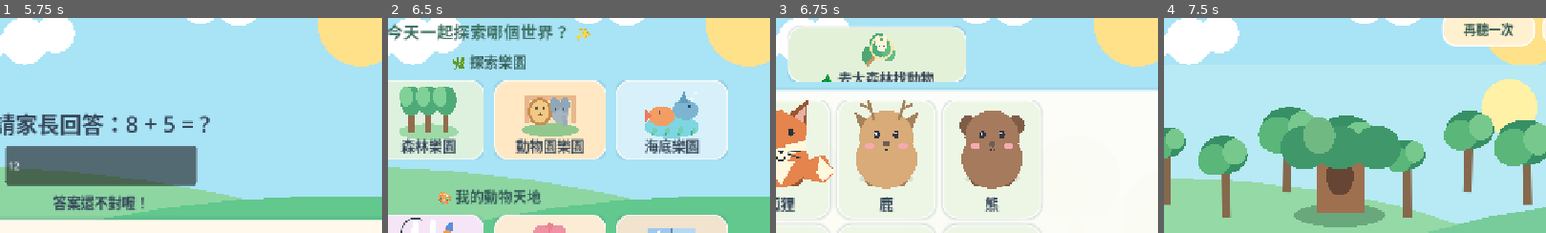
Above: before the commit, frames 1-4 (left to right).
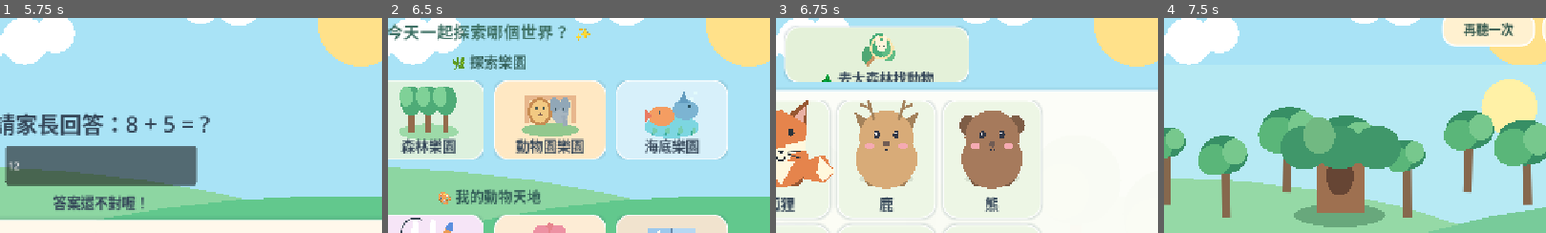
Above: after the commit, the same moments.

Repository: jimmy0933b3-sudo/farm
Game: Godot game, scene res://scenes/Main.tscn
The game is run twice, just before and just after one commit, with the same random seed, the same clock (stepped at 60 frames per second) and the same inputs.
Inputs (mouse positions are % of the whole screen's width and height, from its top left):
- Up to frame 1 (5.75 s): click "家長" at 0.5 s; click (50, 51) at 1.27 s; type "12" at 1.35 s; click "返回" at 2 s; click (26, 40) at 2.77 s; click "家長" at 3.5 s; click (50, 51) at 4.27 s; type "12" at 4.35 s; click "確認" at 5 s
- Up to frame 2 (6.5 s): click "返回" at 5.75 s
- Up to frame 3 (6.75 s): click (42, 40) at 6.52 s
- Up to frame 4 (7.5 s): click (50, 25) at 7.25 s
The pictures show only the part of the screen within x 37-87%, y 17-67%; the shares and areas given below are measured in that part.

Frames 1-2 are identical in both runs. In frame 3, 0.5% of the frame differs, in the area x 2-51%, y 3-30%; in frame 4, nothing differs.

Commit message:
feat(zoo): put find-six game inside Zoo Park, support six-animal completion and resumable saves

Diff:
--- a/scripts/Main.gd
+++ b/scripts/Main.gd
@@ -10,6 +10,7 @@
 const ColoringRoom = preload("res://scripts/ColoringRoom.gd")
 const ForestDiscovery = preload("res://scripts/ForestDiscovery.gd")
 const OceanDiscovery = preload("res://scripts/OceanDiscovery.gd")
+const ZooDiscovery = preload("res://scripts/ZooDiscovery.gd")
 const TouchAnimalScroll = preload("res://scripts/TouchAnimalScroll.gd")
 const CareStage = preload("res://scripts/CareStage.gd")
 const ChoiceArt = preload("res://scripts/ChoiceArt.gd")
@@ -35,6 +36,7 @@
 var care_intro_count: int = 0
 var forest_game: Control
 var ocean_game: Control
+var zoo_game: Control
 var private_farm_game: Control
 var coloring_game: Control
 var settings_scroll: ScrollContainer
@@ -66,6 +68,8 @@
 			show_forest_search()
 		"forest_search":
 			show_forest_search()
+		"zoo_search":
+			show_zoo_search()
 		"ocean", "ocean_search":
 			show_ocean_search()
 		_:
@@ -87,13 +91,15 @@
 				show_zone("forest")
 			elif screen in ["ocean_search","ocean_done"]:
 				show_zone("ocean")
+			elif screen in ["zoo_search","zoo_done"]:
+				show_zone("zoo")
 			else:
 				show_home()
 
 func _switch(name: String, bg: String = "home") -> VBoxContainer:
 	sound.stop_speaking()
 	screen = name
-	if name in ["home","farm","forest","zoo","care","album","forest_search","private_farm","coloring","ocean_search","ocean_park"]:
+	if name in ["home","farm","forest","zoo","care","album","forest_search","private_farm","coloring","ocean_search","ocean_park","zoo_search"]:
 		progress.data["last_screen"] = name
 		progress.save()
 	for node in get_children():
@@ -346,8 +352,11 @@
 	var layout = _switch("ocean_park" if zone=="ocean" else zone, zone)
 	_header(layout, "農場樂園" if zone == "farm" else ("森林樂園" if zone=="forest" else ("動物園樂園" if zone=="zoo" else "海底樂園")), Callable(self,"show_home"))
 	layout.add_child(_label("挑一位動物朋友，一起玩吧！", 25,HORIZONTAL_ALIGNMENT_CENTER,Color("#39766D")))
-	if zone in ["forest","ocean"]:
-		var seek_button = _picture_button("forest_explore" if zone=="forest" else "ocean","🌲 去大森林找動物" if zone=="forest" else "🐠 去海底找朋友",Callable(self,"show_forest_search") if zone=="forest" else Callable(self,"show_ocean_search"),Vector2(300,95))
+	if zone in ["forest","ocean","zoo"]:
+		var item_id = "forest_explore" if zone=="forest" else ("ocean" if zone=="ocean" else "zoo_search")
+		var caption = "🌲 去大森林找動物" if zone=="forest" else ("🐠 去海底找朋友" if zone=="ocean" else "🦁 去動物園找六隻動物")
+		var destination=Callable(self,"show_forest_search") if zone=="forest" else (Callable(self,"show_ocean_search") if zone=="ocean" else Callable(self,"show_zoo_search"))
+		var seek_button = _picture_button(item_id,caption,destination,Vector2(310,95))
 		seek_button.size_flags_horizontal = Control.SIZE_SHRINK_CENTER
 		layout.add_child(seek_button)
 	var panel = _panel()
@@ -368,6 +377,48 @@
 	layout.add_child(_label("點動物圖片聽介紹、摸摸牠、玩小遊戲！", 19,HORIZONTAL_ALIGNMENT_CENTER,Color("#527975")))
 	_narrate("這裡是%s。用手指點一隻動物，和牠交朋友吧！" % ("農場" if zone == "farm" else ("森林" if zone=="forest" else ("動物園" if zone=="zoo" else "海底樂園"))))
 	# The forest hide-and-seek entry uses its own illustrated button, not a text-only menu.
+
+func show_zoo_search() -> void:
+	current_zone="zoo"
+	var layout=_switch("zoo_search","zoo")
+	_header(layout,"動物園找動物",Callable(self,"show_zone").bind("zoo"))
+	var zoo_animals: Array=[]
+	for info in animals:
+		if str(info.get("zone",""))=="zoo" or str(info.get("id",""))=="monkey":
+			zoo_animals.append(info)
+	zoo_game=ZooDiscovery.new()
+	zoo_game.setup(zoo_animals,progress,sound)
+	zoo_game.size_flags_horizontal=Control.SIZE_EXPAND_FILL
+	zoo_game.size_flags_vertical=Control.SIZE_EXPAND_FILL
+	zoo_game.completed.connect(Callable(self,"show_zoo_complete"))
+	layout.add_child(zoo_game)
+
+func show_zoo_complete() -> void:
+	var layout=_switch("zoo_done","zoo")
+	_header(layout,"動物園探索完成！",Callable(self,"show_zone").bind("zoo"))
+	layout.add_child(_label("太棒了！六位動物朋友都找到了！",29))
+	var panel=_panel()
+	panel.size_flags_vertical=Control.SIZE_EXPAND_FILL
+	layout.add_child(panel)
+	var scroll=TouchAnimalScroll.new()
+	scroll.size_flags_vertical=Control.SIZE_EXPAND_FILL
+	panel.add_child(scroll)
+	var grid=GridContainer.new()
+	grid.columns=3
+	grid.add_theme_constant_override("h_separation",10)
+	grid.add_theme_constant_override("v_separation",8)
+	scroll.add_child(grid)
+	for info in animals:
+		if str(info.get("zone",""))=="zoo" or str(info.get("id",""))=="monkey":
+			var tile=_animal_button(info,Callable(self,"show_animal").bind(str(info["id"]),"zoo"),false,scroll)
+			tile.custom_minimum_size=Vector2(155,151)
+			grid.add_child(tile)
+	var actions=HBoxContainer.new()
+	actions.alignment=BoxContainer.ALIGNMENT_CENTER
+	layout.add_child(actions)
+	actions.add_child(_button("再找一次",Callable(self,"show_zoo_search"),Color("#F8E5C6"),Vector2(200,70)))
+	actions.add_child(_button("動物園樂園",Callable(self,"show_zone").bind("zoo"),Color("#DFF0DE"),Vector2(200,70)))
+	_narrate("太棒啦！找到駱駝、獅子、老虎、大象、猴子和河馬！可以再玩一次！")
 
 func show_ocean_search() -> void:
 	current_zone="ocean"
--- a/scripts/SaveData.gd
+++ b/scripts/SaveData.gd
@@ -20,6 +20,10 @@
 		"ocean_explore_runs": 0,
 		"ocean_explore_previous": [],
 		"ocean_found": [],
+		"zoo_explore_session": {},
+		"zoo_explore_runs": 0,
+		"zoo_explore_previous": [],
+		"zoo_found": [],
 		"private_farm": [],
 		"coloring_pages": {},
 		"care": {},
@@ -322,3 +326,53 @@
 	data["ocean_explore_previous"]=session["placement"].duplicate()
 	data["ocean_explore_session"]={}
 	save()
+
+
+func get_zoo_explore_session(order: Array) -> Dictionary:
+	# Resume the active round, not just collected animals. Existing monkeys
+	# found in Forest Park remain the same ID and share a single sticker.
+	var session=data.get("zoo_explore_session",{})
+	var valid=session is Dictionary
+	if valid:
+		valid=session.get("placement",null) is Array and session.get("found",null) is Array
+	if valid:
+		var positions: Array=session["placement"]
+		var found: Array=session["found"]
+		valid=positions.size()==order.size() and found.size()<order.size()
+		if valid:
+			for id in order:
+				if positions.count(id)!=1:
+					valid=false
+			for i in range(found.size()):
+				if found[i]!=order[i]:
+					valid=false
+	if not valid:
+		var shuffled: Array=order.duplicate()
+		shuffled.shuffle()
+		if shuffled==data.get("zoo_explore_previous",[]):
+			shuffled.reverse()
+		session={"placement":shuffled,"found":[]}
+		data["zoo_explore_session"]=session
+		save()
+	return session
+
+func record_zoo_explore_found(id: String) -> void:
+	var session: Dictionary=data.get("zoo_explore_session",{})
+	if session.is_empty():
+		return
+	if not session["found"].has(id):
+		session["found"].append(id)
+	if not data["zoo_found"].has(id):
+		data["zoo_found"].append(id)
+	if not data["collected"].has(id):
+		data["collected"].append(id)
+	save()
+
+func finish_zoo_explore(order: Array) -> void:
+	var session: Dictionary=data.get("zoo_explore_session",{})
+	if session.get("found",[])!=order:
+		return
+	data["zoo_explore_runs"]=int(data.get("zoo_explore_runs",0))+1
+	data["zoo_explore_previous"]=session["placement"].duplicate()
+	data["zoo_explore_session"]={}
+	save()
